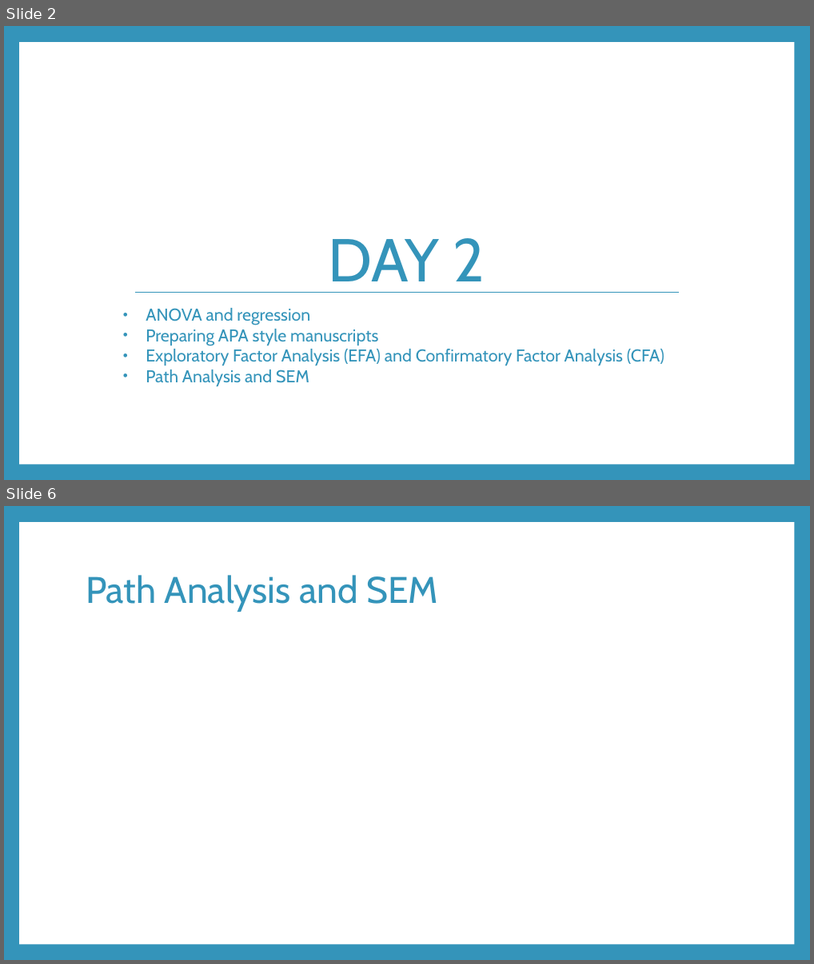
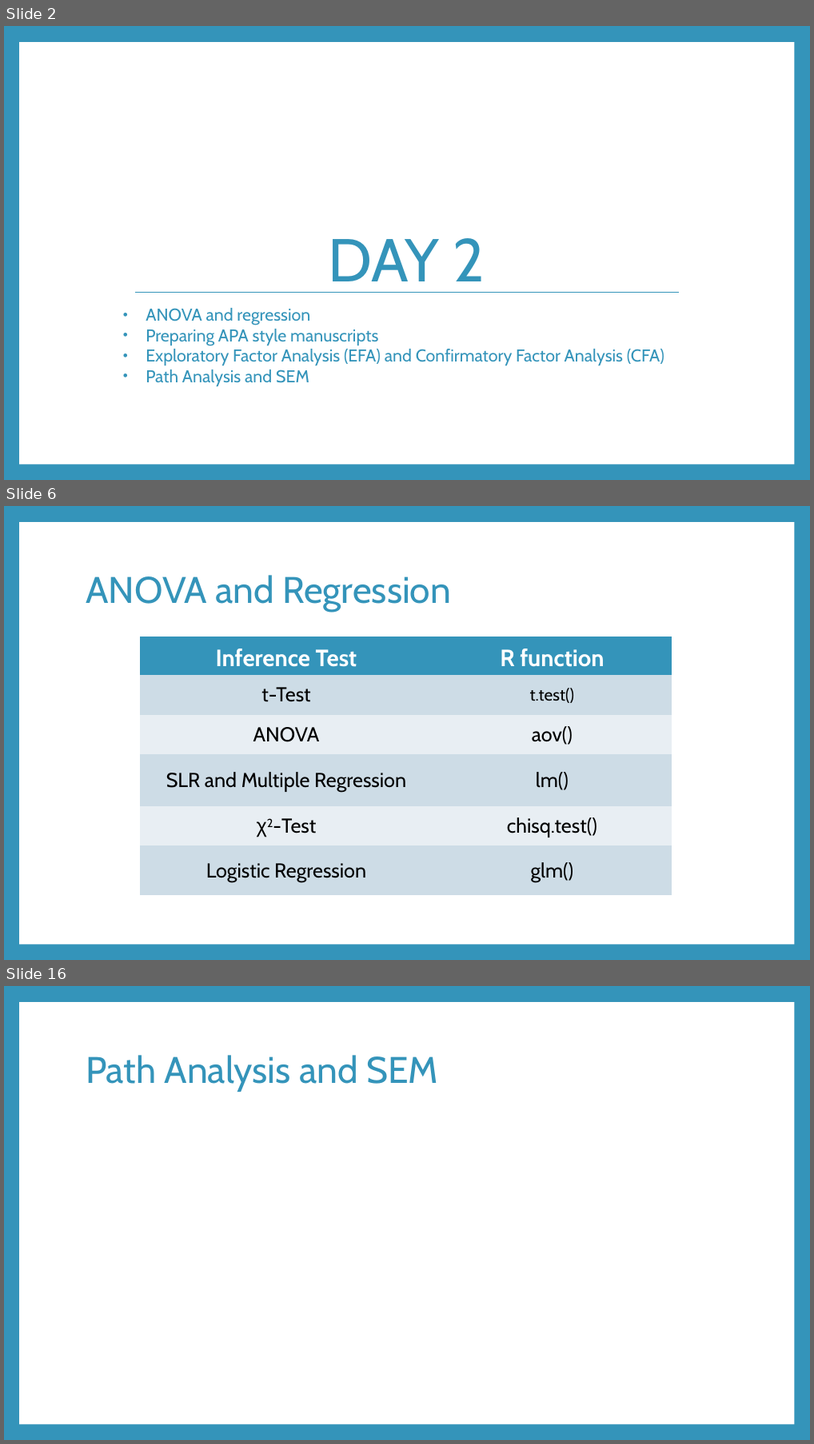
Before and after one commit to RandiLGarcia/smith-r-workshop, a slide deck: docs/Day 2 Slides.pptx. Shown one above the other, each under a label of ours: slides 2 and 6 before the commit, slides 2, 6 and 16 after it; the slides between them are not shown. The pictures are 814x964 and 814x1444 pixels, drawn with LibreOffice and Linux fonts; fonts in the diff are those of the drawing. Boxes give left, top, right and bottom in pixels: in the first picture for what was removed or moved away, otherwise in the second. Text is boxed around its words. In the diff, an @@ line names an element or a change of style, - is before the commit and + after.

Commit message:
d2 slides, chisqtest

```diff
--- a/docs/Day 2 Slides.pptx
+++ b/docs/Day 2 Slides.pptx
@@ slide 6 added at [4, 506, 810, 960], background #3494BA; not listed: 1 template element that a slide beside it also shows @@
@@ title added at [86, 575, 451, 612], 44 pt, text #3494BA @@
+ANOVA and Regression
@@ table added at [140, 636, 672, 895], 6 rows, 2 columns @@
+Inference Test | R function
+t-Test | t.test()
+ANOVA | aov()
+SLR and Multiple Regression | lm()
+χ2-Test | chisq.test()
+Logistic Regression | glm()
@@ what was slide 6 is now slide 16 @@
```
Also in this commit, not shown: 3 slides changed, 10 other slides added, 9 other files.
